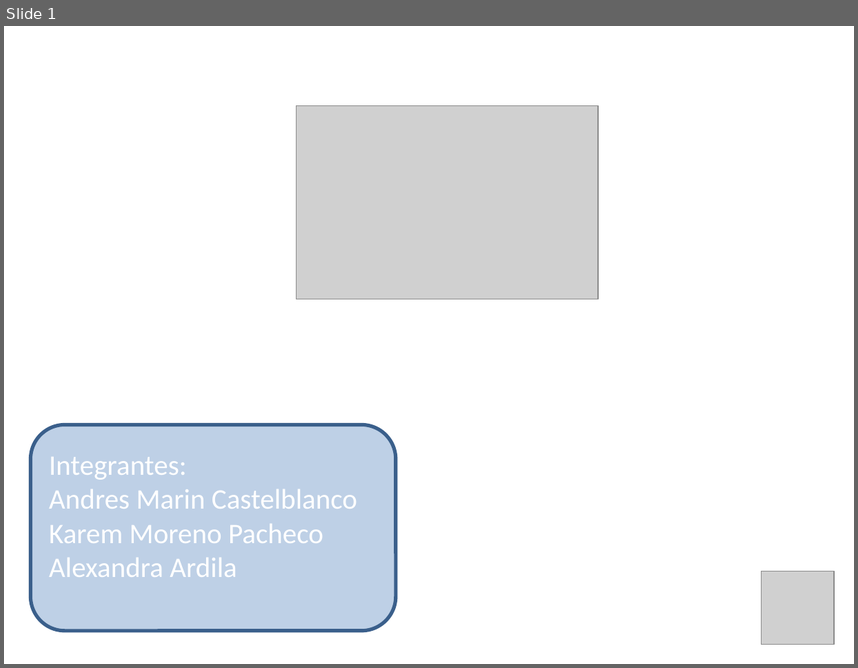
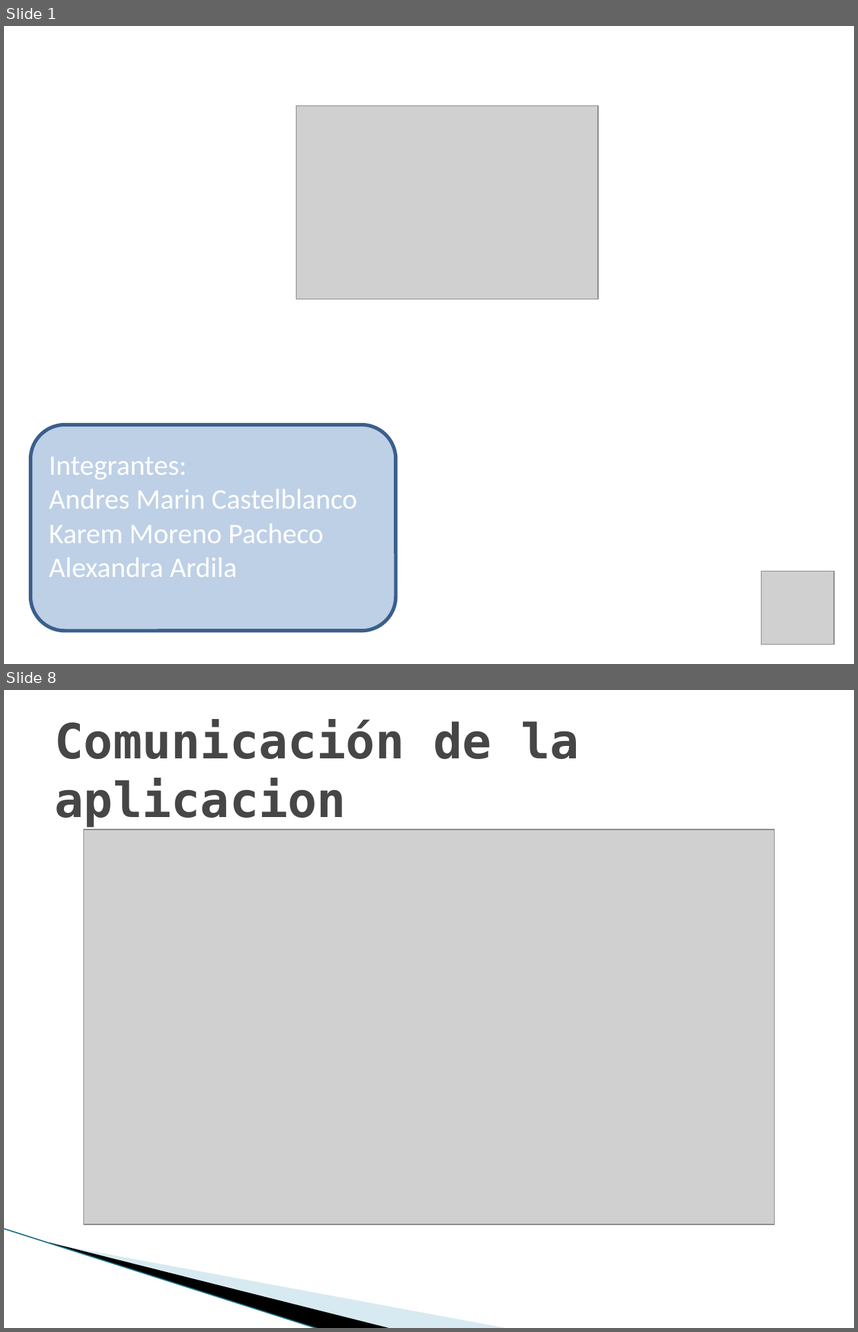
Before and after one commit to gtjemwa/ka2-proyect, a slide deck: Presentación Skysolution entrega 1.pptx. Shown one above the other, each under a label of ours: slide 1 before the commit, slides 1 and 8 after it; the slides between them are not shown. The pictures are 858x668 and 858x1332 pixels, drawn with LibreOffice and Linux fonts; fonts in the diff are those of the drawing; grey boxes stand for pictures; background and template pictures are left out. Boxes give left, top, right and bottom in pixels: in the first picture for what was removed or moved away, otherwise in the second. Text is boxed around its words. In the diff, an @@ line names an element or a change of style, - is before the commit and + after.

```diff
--- a/Presentación Skysolution entrega 1.pptx
+++ b/Presentación Skysolution entrega 1.pptx
@@ slide 8 added at <box>4,690,854,1328</box>, background #FFFFFF @@
@@ title added at <box>55,720,579,827</box>, 41 pt, text #464646, bold @@
+Comunicación de la aplicacion
@@ picture added at <box>84,829,775,1224</box> @@
@@ freeform shape added at <box>70,1155,424,1290</box>, fill #A0CBDC at 40% opacity @@
@@ freeform shape added at <box>4,1228,352,1306</box>, fill #000000 @@
@@ line added from (4, 1228) to (319, 1328), #97C5D8 0.95 pt @@
```
Also in this commit, not shown: 2 slides changed, 10 other slides added, 6 slides removed, 3 other files.
